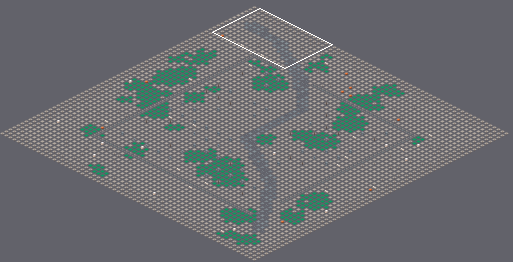
A Tiled map (JSON) gets an edit: content/areas/wockyard.tmj. Above: a wide view before the commit, with the close-up outlined.
Close-up. Earlier state:
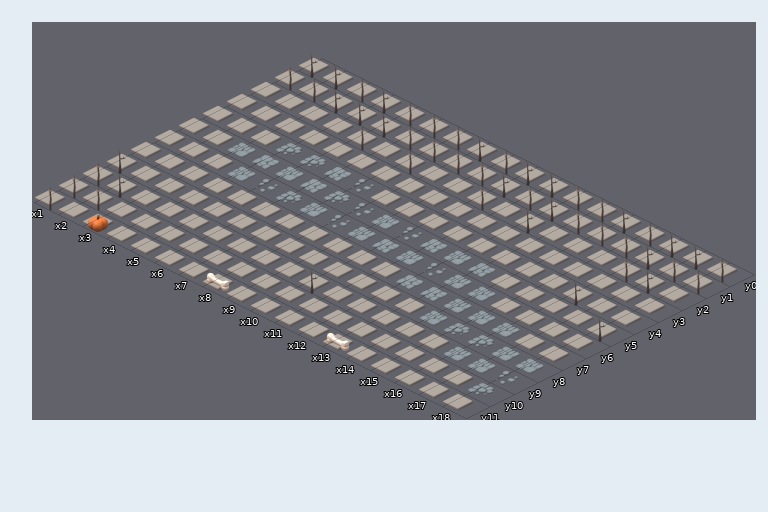
Cells are 192x96 px. Isometric: x runs down to the right, y down to the left. Shown: x 1..18, y 0..11. The commit also changed other parts of the map, which this record leaves out.
New version:
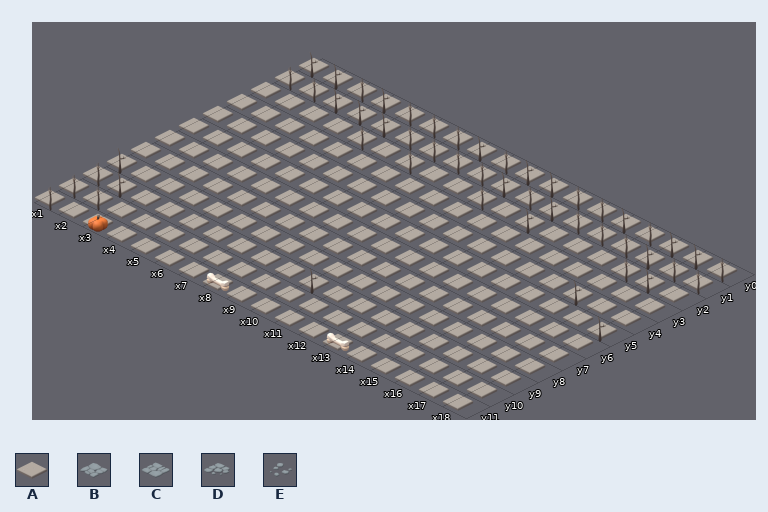
Key: from "kaykit": A 11 "halloween_floor_dirt", B 12 "halloween_path_A", C 13 "halloween_path_B", D 14 "halloween_path_C", E 15 "halloween_path_D".
_ is an empty cell.
Diff:
Layer "floor":
y 4: x 4..7 DDBE -> AAAA
y 5: x 3..13 CBCBDECEBCB -> AAAAAAAAAAA
y 6: x 4..14 CEDCECBCECC -> AAAAAAAAAAA
y 7: x 12..16 BBCCC -> AAAAA
y 8: x 14..18 CDDCC -> AAAAA
y 9: x 16..18 CCE -> AAA
y 10: x 18 D -> A
Boxes around the changes in both close-ups, in picture pixels (x1, y1, x2, y2):
changed: (227, 141, 545, 399)
